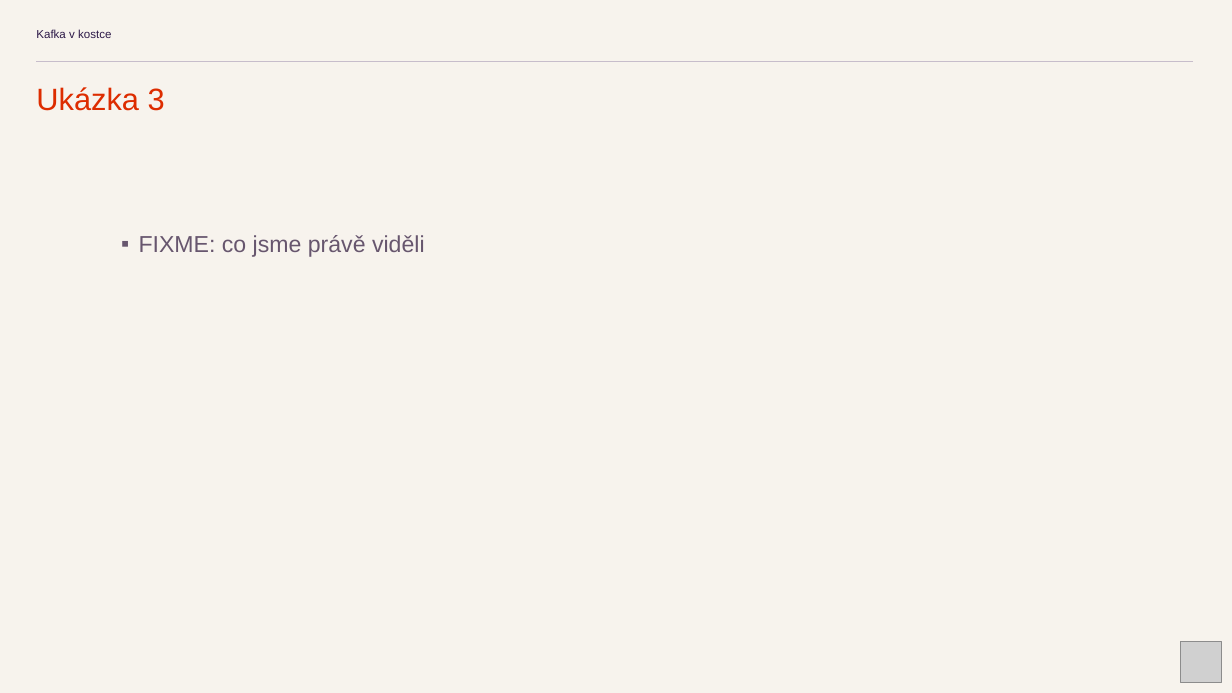
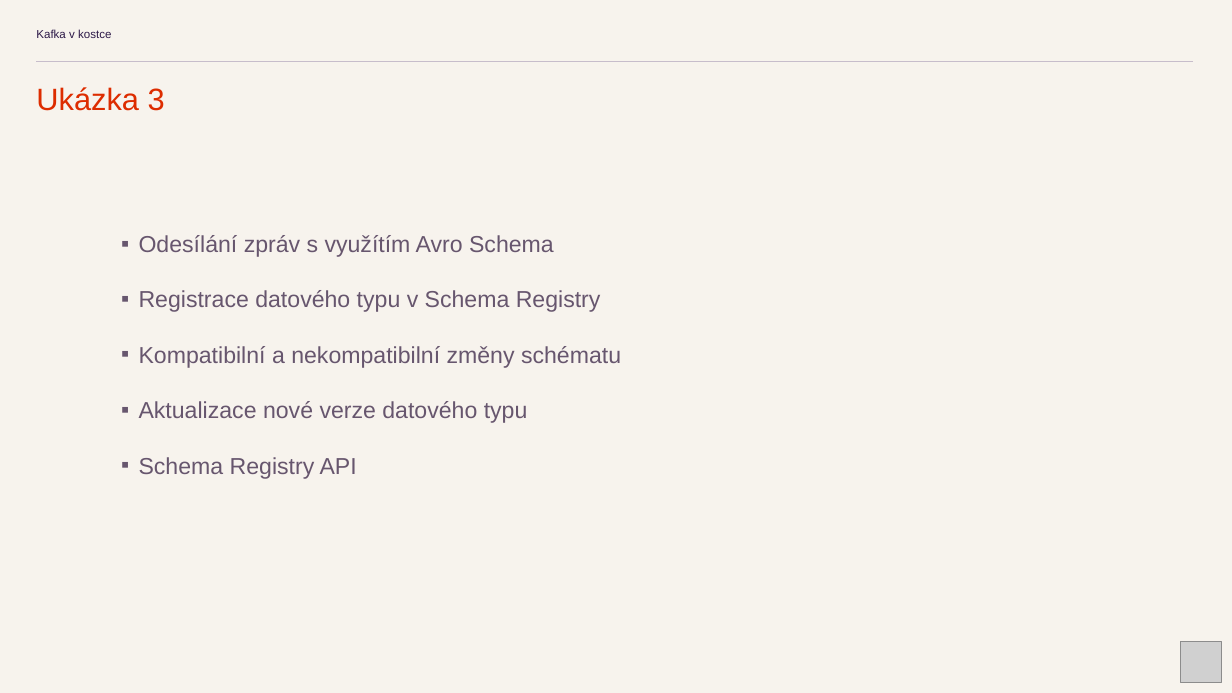
Before and after one commit to kicune/kafka_v_kostce, a slide deck: slide 23 of prez/Kafka v kostce.pptx. Drawn at 1232x693 pixels with LibreOffice and Linux fonts; fonts in the diff are those of the drawing; grey boxes stand for pictures. Boxes give left, top, right and bottom in pixels: in the first picture for what was removed or moved away, otherwise in the second. Text is boxed around its words. In the diff, an @@ line names an element or a change of style, - is before the commit and + after.

Commit message:
Finalni verze

```diff
--- a/prez/Kafka v kostce.pptx
+++ b/prez/Kafka v kostce.pptx
@@ text at (139,235,621,479): text changed @@
-▪ FIXME: co jsme právě viděli
+▪ Odesílání zpráv s využítím Avro Schema
+▪ Registrace datového typu v Schema Registry
+▪ Kompatibilní a nekompatibilní změny schématu
+▪ Aktualizace nové verze datového typu
+▪ Schema Registry API
```
Also in this commit, not shown: 16 other slides changed.
